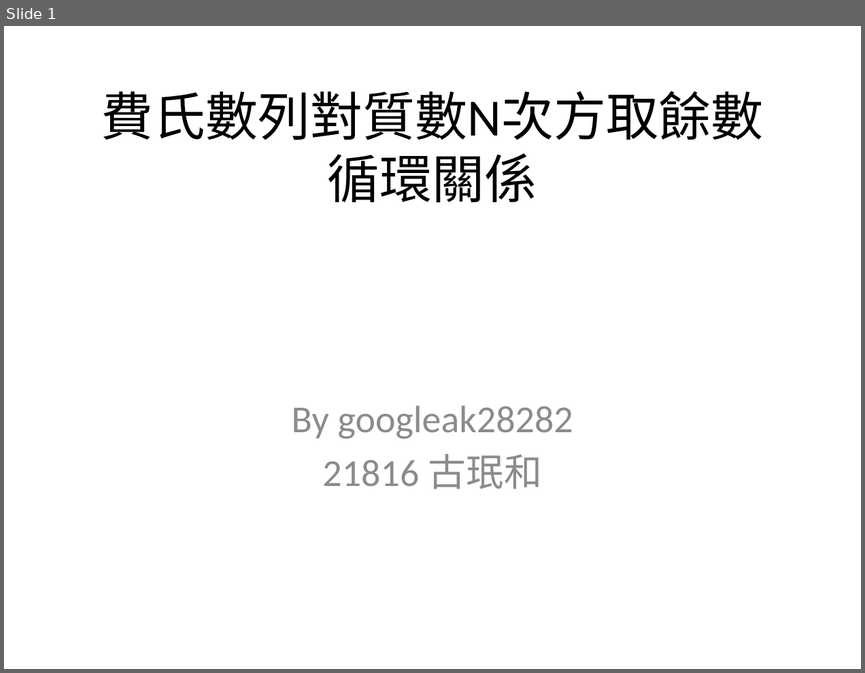
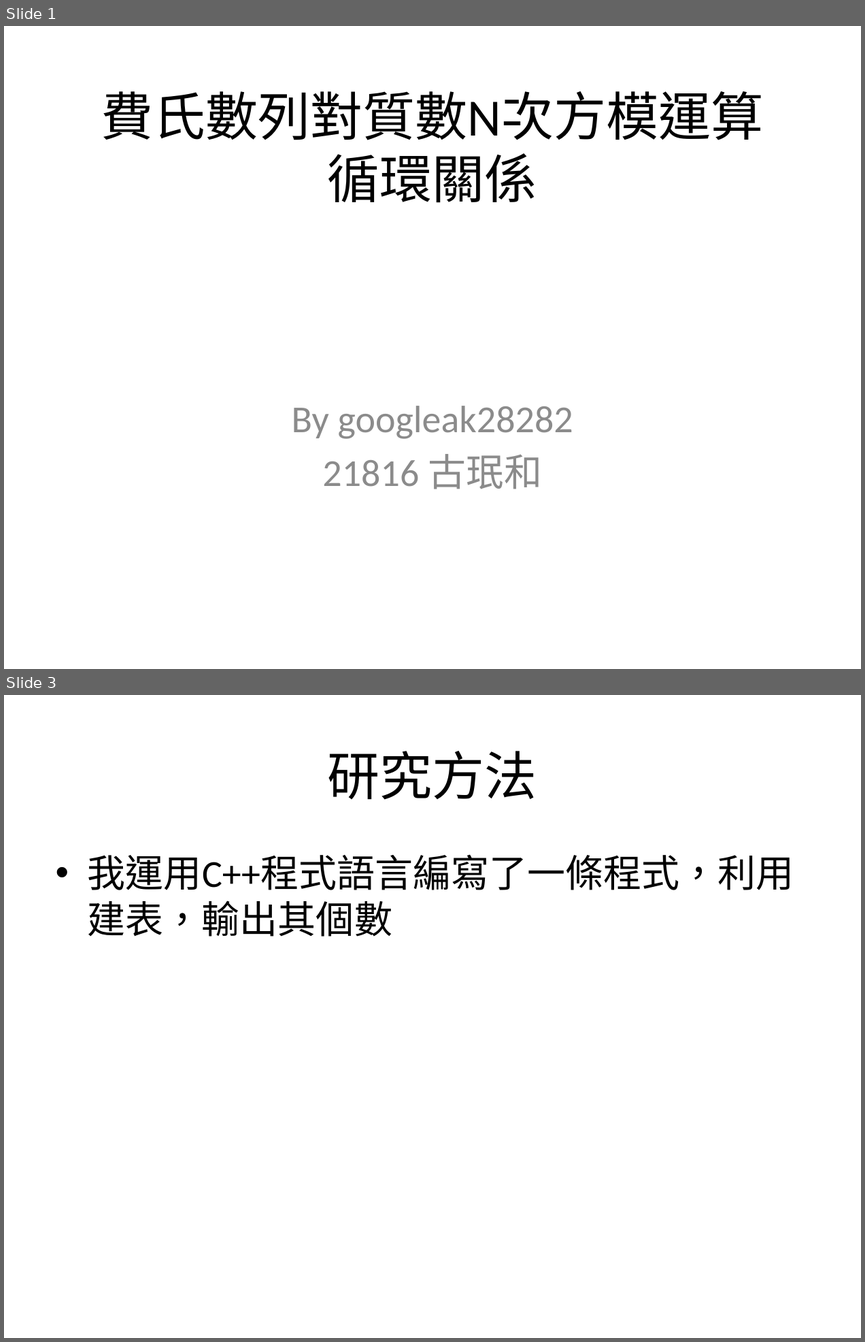
Before and after one commit to googleak28282/-, a slide deck: 專題.pptx. Shown one above the other, each under a label of ours: slide 1 before the commit, slides 1 and 3 after it; the slides between them are not shown. The pictures are 865x673 and 865x1342 pixels, drawn with LibreOffice and Linux fonts; fonts in the diff are those of the drawing. Boxes give left, top, right and bottom in pixels: in the first picture for what was removed or moved away, otherwise in the second. Text is boxed around its words. In the diff, an @@ line names an element or a change of style, - is before the commit and + after.

```diff
--- a/專題.pptx
+++ b/專題.pptx
@@ slide 3 added at [4, 695, 861, 1338], background #FFFFFF @@
@@ title added at [328, 751, 537, 800], 44 pt, text #000000 @@
+研究方法
@@ text added at [88, 854, 794, 936], 32 pt, text #000000 @@
+• 我運用C++程式語言編寫了一條程式，利用建表，輸出其個數
@@ slide 1 changed as well @@
@@ title at [101, 91, 763, 140]: text changed @@
-費氏數列對質數N次方取餘數循環關係
+費氏數列對質數N次方模運算循環關係
```
Also in this commit, not shown: 6 other slides added, 1 slide removed, 58 other files.
